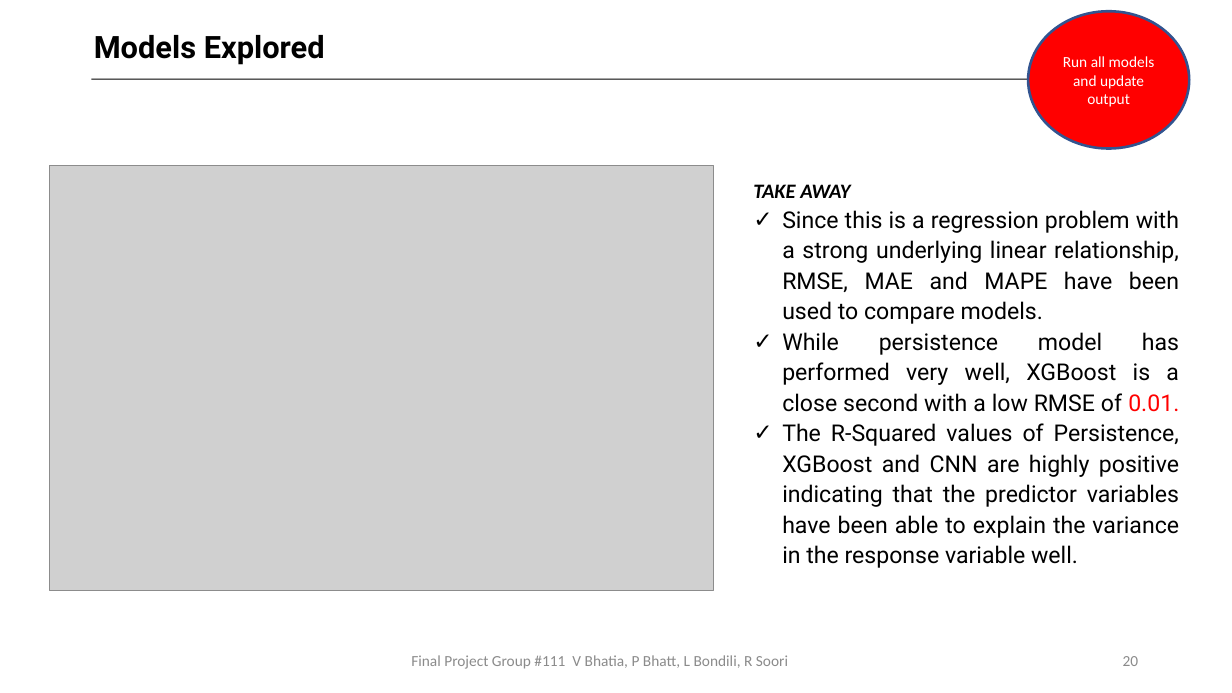
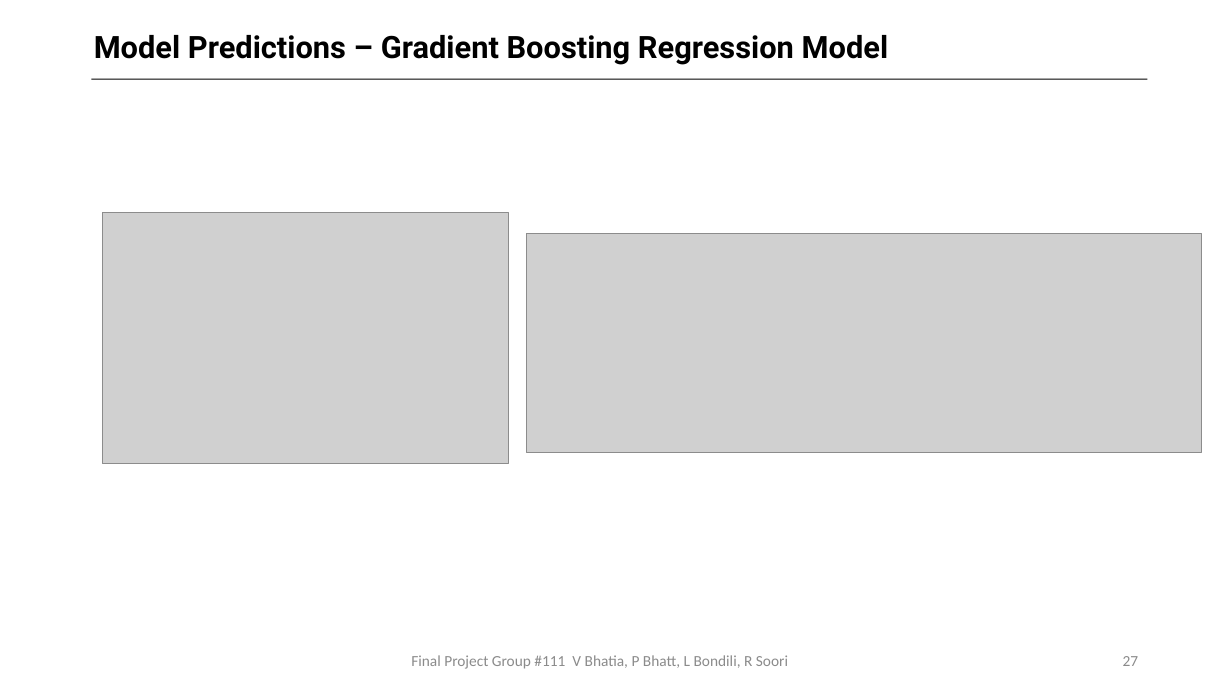
Before and after one commit to bhatiavr/cs109b-final-project-111, a slide deck: slide 27 of docs/Forecasting COVID-19 Cases Using SARS-Cov-2 Titers in Wastewater.pptx (slide 20 before the commit). Drawn at 1232x693 pixels with LibreOffice and Linux fonts; fonts in the diff are those of the drawing; grey boxes stand for pictures. Boxes give left, top, right and bottom in pixels: in the first picture for what was removed or moved away, otherwise in the second. Text is boxed around its words. In the diff, an @@ line names an element or a change of style, - is before the commit and + after.

```diff
--- a/docs/Forecasting COVID-19 Cases Using SARS-Cov-2 Titers in Wastewater.pptx
+++ b/docs/Forecasting COVID-19 Cases Using SARS-Cov-2 Titers in Wastewater.pptx
@@ ellipse removed at box(1029, 11, 1189, 149) @@
-Run all models and update output
@@ text at box(94, 35, 889, 65): text changed @@
-Models Explored
+Model Predictions – Gradient Boosting Regression Model
@@ picture removed at box(50, 165, 714, 591) @@
@@ text removed at box(753, 184, 1179, 568) @@
-TAKE AWAY
-✓ Since this is a regression problem with a strong underlying linear relationship, RMSE, MAE and MAPE have been used to compare models.
-✓ While persistence model has performed very well, XGBoost is a close second with a low RMSE of 0.01.
-✓ The R-Squared values of Persistence, XGBoost and CNN are highly positive indicating that the predictor variables have been able to explain the variance in the response variable well.
@@ picture added at box(102, 213, 508, 464) @@
@@ picture added at box(527, 234, 1202, 453) @@
@@ page number at box(1123, 656, 1139, 666): text changed @@
-20
+27
```
Also in this commit, not shown: 9 other slides changed, 11 slides added, 3 slides removed, 1 other file.
